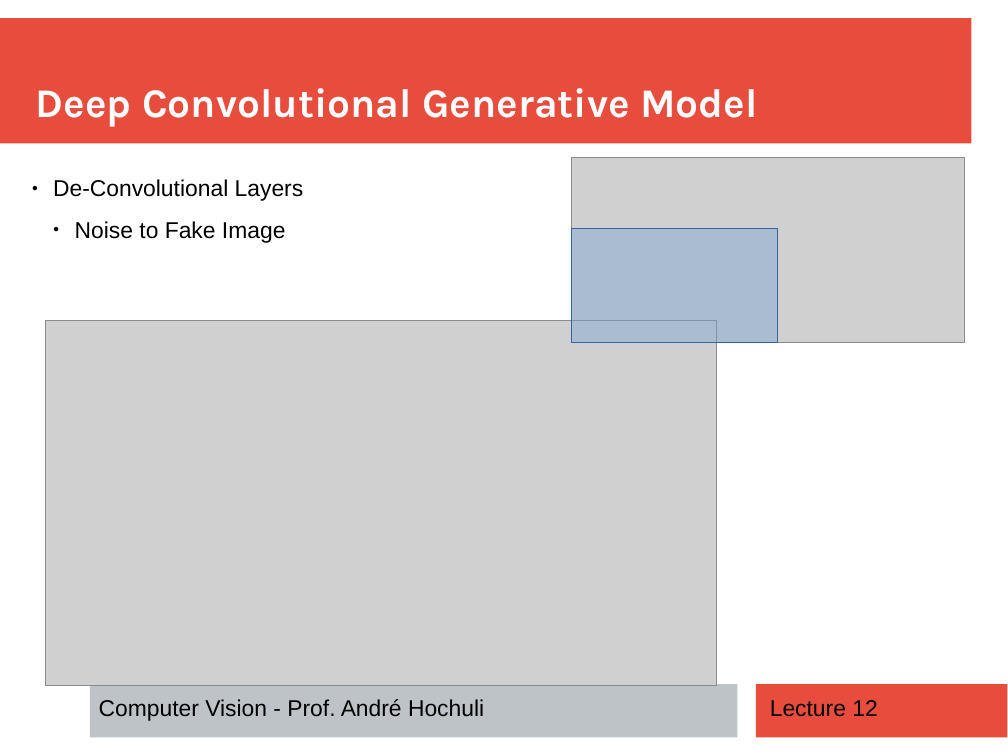
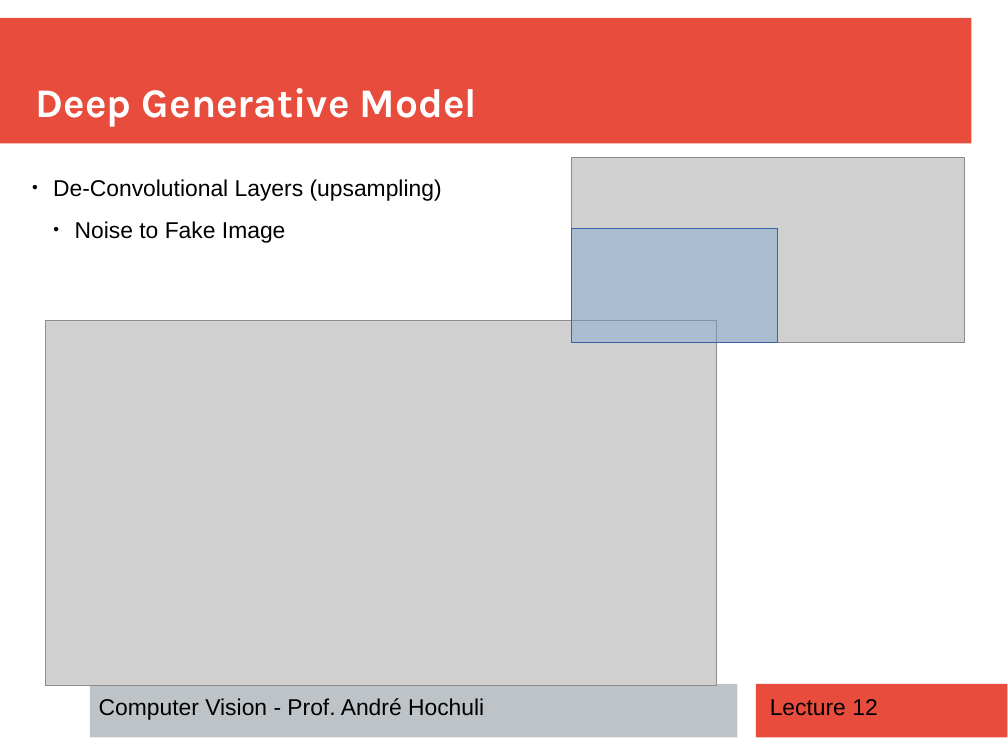
Before and after one commit to andrehochuli/teaching, a slide deck: slide 6 of ComputerVision/Lecture 12 - Generative Adversarial Network (GAN)/Lecture 12 - Generative Adversarial Training.pptx. Drawn at 1008x756 pixels with LibreOffice and Linux fonts; fonts in the diff are those of the drawing; grey boxes stand for pictures. Boxes give left, top, right and bottom in pixels: in the first picture for what was removed or moved away, otherwise in the second. Text is boxed around its words. In the diff, an @@ line names an element or a change of style, - is before the commit and + after.

Commit message:
Update Lecture 12

```diff
--- a/ComputerVision/Lecture 12 - Generative Adversarial Network (GAN)/Lecture 12 - Generative Adversarial Training.pptx
+++ b/ComputerVision/Lecture 12 - Generative Adversarial Network (GAN)/Lecture 12 - Generative Adversarial Training.pptx
@@ text at [36, 88, 477, 127]: text changed @@
-Deep Convolutional Generative Model
+Deep Generative Model
@@ text at [53, 179, 442, 201]: text changed @@
-● De-Convolutional Layers
+● De-Convolutional Layers (upsampling)
```
Also in this commit, not shown: 3 other slides changed, 2 slides added, 1 slide removed, 1 other file.
